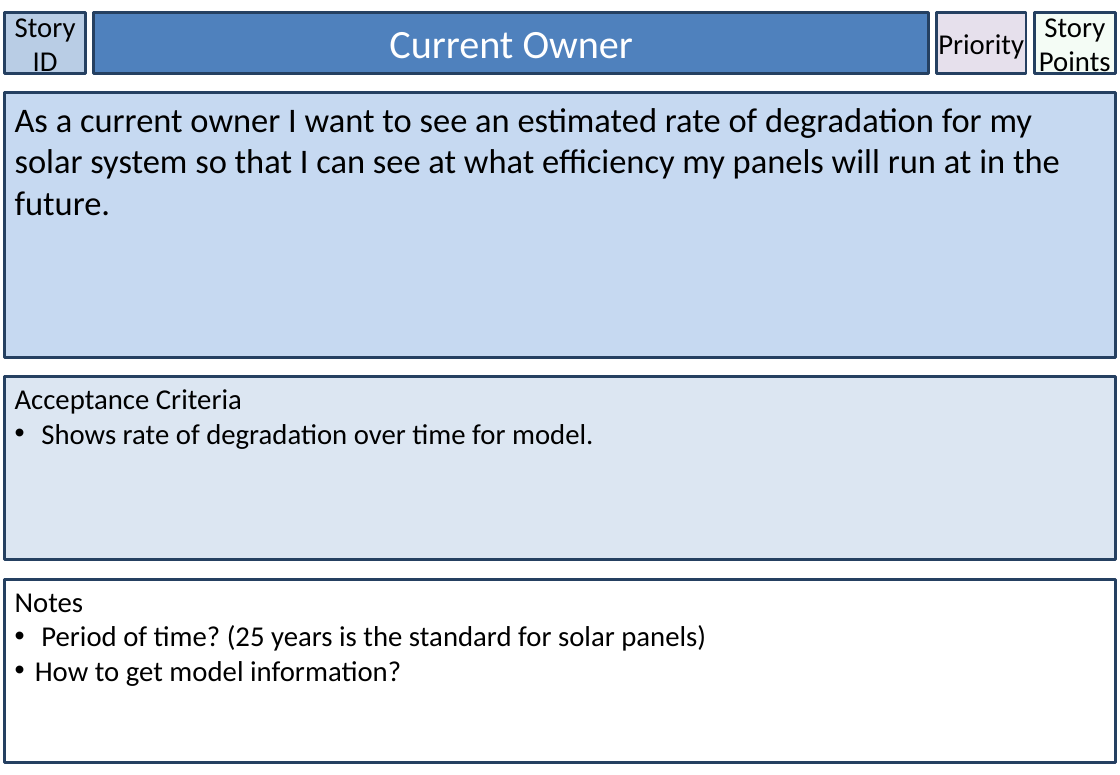
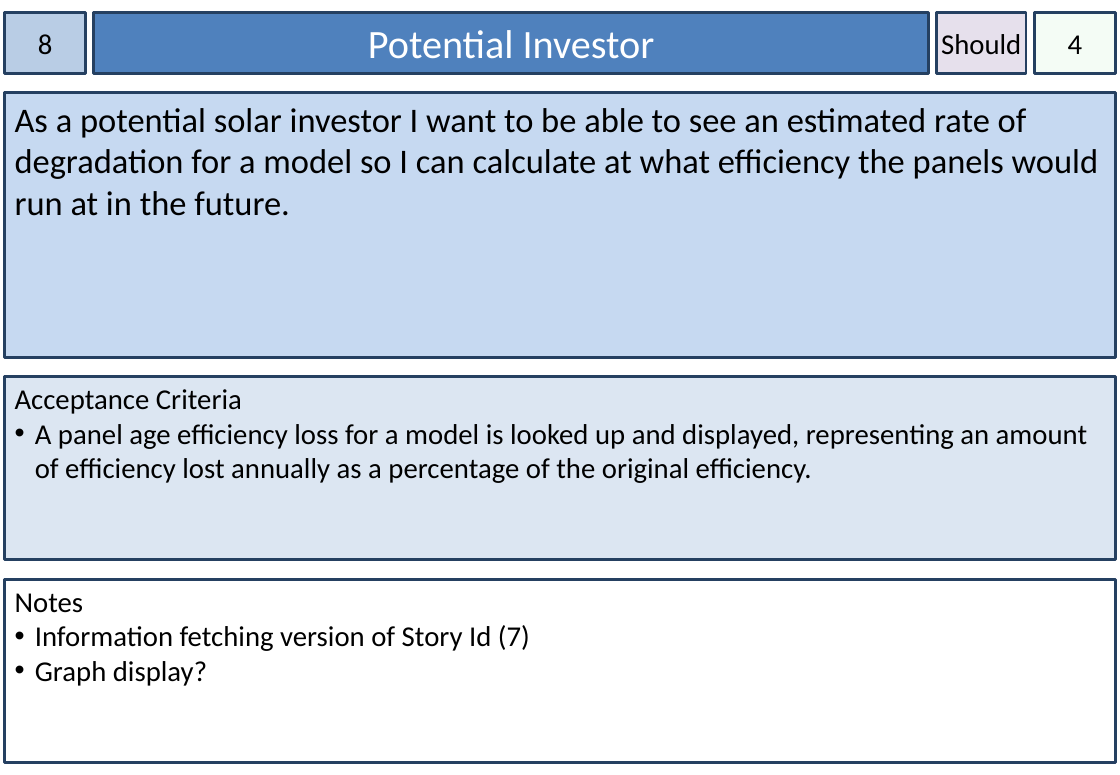
Before and after one commit to dkartaschew/anonymous-solarenergy, a slide deck: slide 8 of Documentation/User Stories.pptx. Drawn at 1120x775 pixels with LibreOffice and Linux fonts; fonts in the diff are those of the drawing. Boxes give left, top, right and bottom in pixels: in the first picture for what was removed or moved away, otherwise in the second. Text is boxed around its words. In the diff, an @@ line names an element or a change of style, - is before the commit and + after.

Commit message:
We currently have 33 User Stories complete with priority and story point information. For use by Luke to complete the technology grid.

```diff
--- a/Documentation/User Stories.pptx
+++ b/Documentation/User Stories.pptx
@@ text in rectangle at <box>38,34,53,55</box>: text changed @@
-Story ID
+8
@@ text in rectangle at <box>368,30,655,59</box>: text changed @@
-Current Owner
+Potential Investor
@@ text in rectangle at <box>941,34,1021,55</box>: text changed @@
-Priority
+Should
@@ text in rectangle at <box>1068,35,1083,54</box>: text changed @@
-Story Points
+4
@@ text in rectangle at <box>15,108,1099,216</box>: text changed @@
-As a current owner I want to see an estimated rate of degradation for my solar system so that I can see at what efficiency my panels will run at in the future.
+As a potential solar investor I want to be able to see an estimated rate of degradation for a model so I can calculate at what efficiency the panels would run at in the future.
@@ text in rectangle at <box>35,424,1087,483</box>: text changed @@
-• Shows rate of degradation over time for model.
+• A panel age efficiency loss for a model is looked up and displayed, representing an amount of efficiency lost annually as a percentage of the original efficiency.
@@ text in rectangle at <box>35,625,530,686</box>: text changed @@
-• Period of time? (25 years is the standard for solar panels)
-• How to get model information?
+• Information fetching version of Story Id (7)
+• Graph display?
```
Also in this commit, not shown: 32 other slides changed, 15 slides removed.
